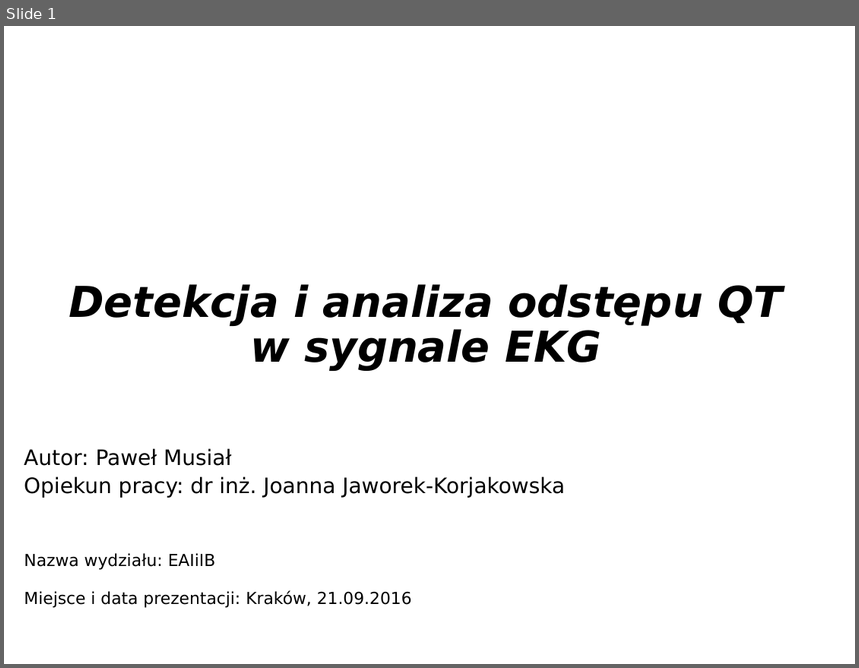
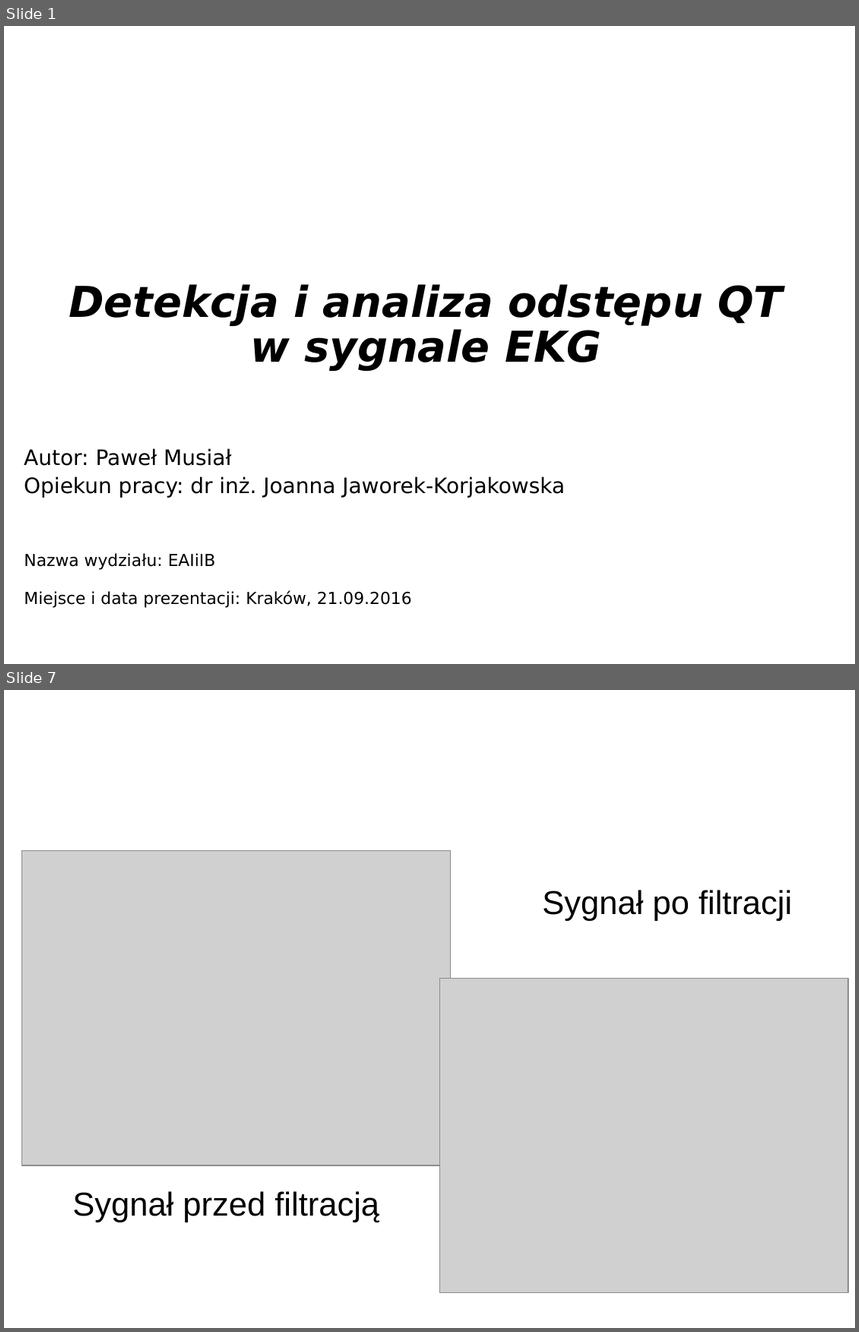
Before and after one commit to pawcio16m/MasterThesis_QTIntervalsCalc, a slide deck: PrezentacjaMagisterska.odp. Shown one above the other, each under a label of ours: slide 1 before the commit, slides 1 and 7 after it; the slides between them are not shown. The pictures are 859x668 and 859x1332 pixels, drawn with LibreOffice and Linux fonts; fonts in the diff are those of the drawing; grey boxes stand for pictures; background and template pictures are left out. Boxes give left, top, right and bottom in pixels: in the first picture for what was removed or moved away, otherwise in the second. Text is boxed around its words. In the diff, an @@ line names an element or a change of style, - is before the commit and + after.

```diff
--- a/PrezentacjaMagisterska.odp
+++ b/PrezentacjaMagisterska.odp
@@ slide 7 added at [4, 690, 855, 1328], background picture (left out) @@
@@ picture added at [22, 851, 451, 1166] @@
@@ text added at [542, 890, 792, 921], 28 pt, text #000000 @@
+Sygnał po filtracji
@@ picture added at [439, 979, 848, 1293] @@
@@ text added at [72, 1192, 379, 1223], 28 pt, text #000000 @@
+Sygnał przed filtracją
```
Also in this commit, not shown: 8 slides changed, 4 other slides added.
